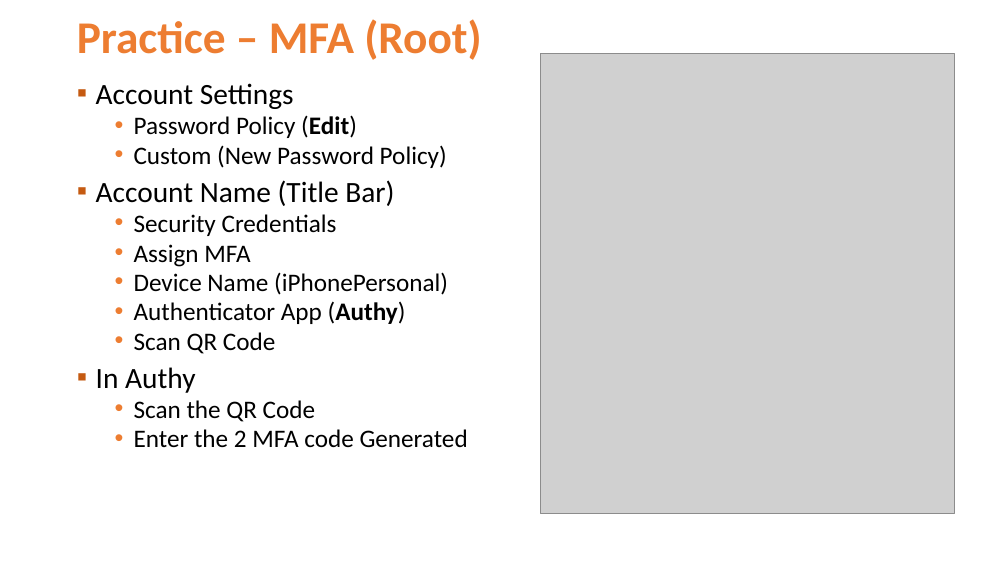
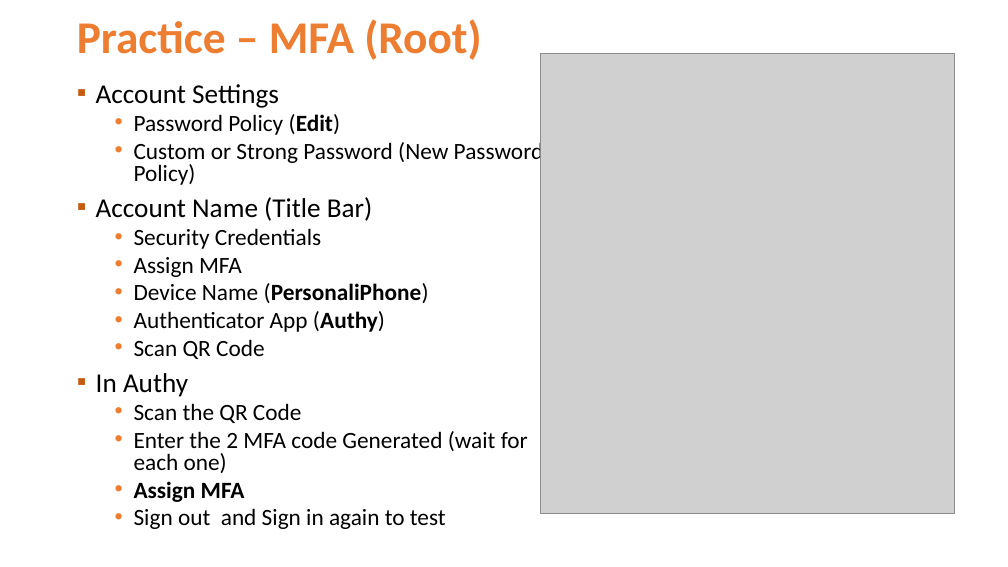
Before and after one commit to Jucer74/ArchitectureMaster, a slide deck: slide 15 of Classes/04-IAM-IdentityandAccessManagement/ArchitectureMaster-04-IAM-IdentityandAccessManagement.pptx. Drawn at 1008x567 pixels with LibreOffice and Linux fonts; fonts in the diff are those of the drawing; grey boxes stand for pictures; background and template pictures are left out. Boxes give left, top, right and bottom in pixels: in the first picture for what was removed or moved away, otherwise in the second. Text is boxed around its words. In the diff, an @@ line names an element or a change of style, - is before the commit and + after.

```diff
--- a/Classes/04-IAM-IdentityandAccessManagement/ArchitectureMaster-04-IAM-IdentityandAccessManagement.pptx
+++ b/Classes/04-IAM-IdentityandAccessManagement/ArchitectureMaster-04-IAM-IdentityandAccessManagement.pptx
@@ text at <box>96,84,385,423</box>: size 28 to 25.9 pt in "Account Settings", "Account Name (Title Bar)", "In Authy"; size 24 to 22.2 pt in "Password Policy (Edit)", "Security Credentials", "Assign MFA", "Authenticator App (Authy)" and 2 more places @@
@@ text at <box>134,139,544,185</box>: text changed; size 24 to 22.2 pt @@
-  • Custom (New Password Policy)
+  • Custom or Strong Password (New Password Policy)
@@ text at <box>134,283,429,303</box>: text changed; size 24 to 22.2 pt; bold on @@
-  • Device Name (iPhonePersonal)
+  • Device Name (PersonaliPhone)
@@ text at <box>134,431,528,529</box>: text changed; size 24 to 22.2 pt @@
-  • Enter the 2 MFA code Generated
+  • Enter the 2 MFA code Generated (wait for each one)
+  • Assign MFA
+  • Sign out and Sign in again to test
```
Also in this commit, not shown: 2 other slides changed, 2 slides added.
